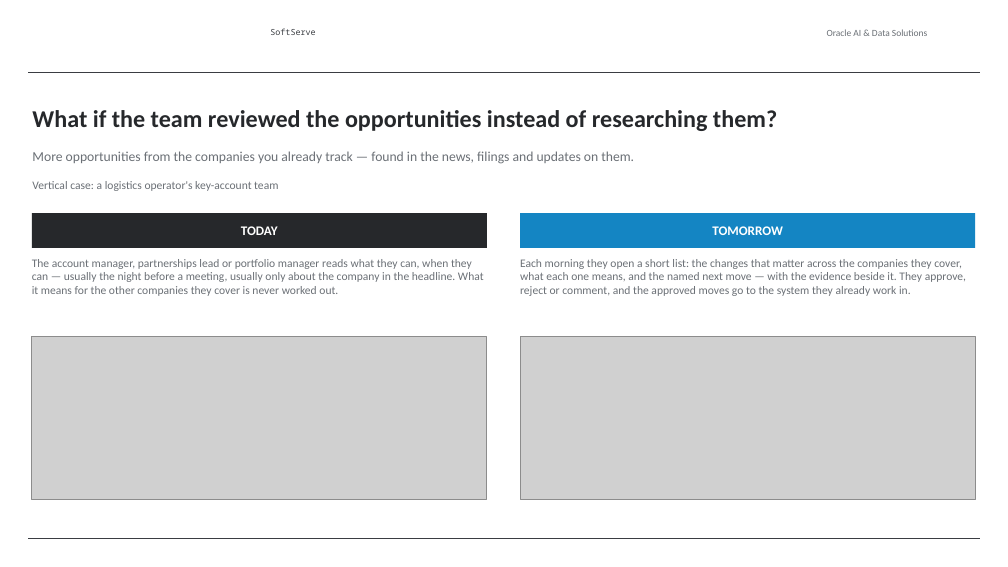
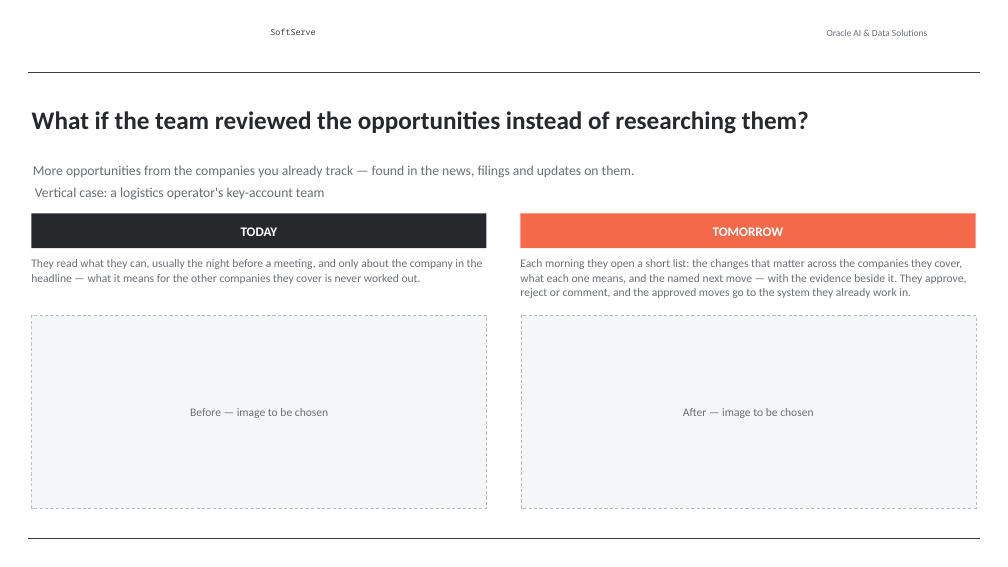
Before and after one commit to alexey-orlov/AO-Personal-OS, a slide deck: slide 4 of outputs/oracle-packs/account-insights/artifacts/account-insights-sales-deck.pptx. Drawn at 1008x567 pixels with LibreOffice and Linux fonts; fonts in the diff are those of the drawing; grey boxes stand for pictures; background and template pictures are left out. Boxes give left, top, right and bottom in pixels: in the first picture for what was removed or moved away, otherwise in the second. Text is boxed around its words. In the diff, an @@ line names an element or a change of style, - is before the commit and + after.

```diff
--- a/outputs/oracle-packs/account-insights/artifacts/account-insights-sales-deck.pptx
+++ b/outputs/oracle-packs/account-insights/artifacts/account-insights-sales-deck.pptx
@@ text "What if the team reviewed ..." at <box>32,111,809,134</box>: size 23 to 24 pt; line spacing 1 to 1.02 @@
@@ text "More opportunities from the companies ...": place and size @@
-text "More opportunities from the companies ..." at <box>32,151,634,164</box>
+text "More opportunities from the companies ..." at <box>33,165,635,178</box>
@@ text "Vertical case: a logistics operator's ..." at <box>35,187,325,200</box>: size 11 to 13 pt; more space between paragraphs @@
@@ rectangle at <box>520,213,975,248</box>: fill #1485C3 to #F36949 @@
@@ text at <box>31,259,483,284</box>: text changed @@
-The account manager, partnerships lead or portfolio manager reads what they can, when they can — usually the night before a meeting, usually only about the company in the headline. What it means for the other companies they cover is never worked out.
+They read what they can, usually the night before a meeting, and only about the company in the headline — what it means for the other companies they cover is never worked out.
@@ text "Each morning they open a ..." at <box>520,259,966,298</box>: line spacing 1 to 1.04 @@
@@ rectangle added at <box>32,315,487,508</box>, fill #F4F6F7, outline #B6BEC4 0.75 pt dashed, 11 pt, text #6B7076 @@
+Before — image to be chosen
@@ rectangle added at <box>521,315,976,508</box>, fill #F4F6F7, outline #B6BEC4 0.75 pt dashed, 11 pt, text #6B7076 @@
+After — image to be chosen
@@ picture removed at <box>32,337,487,499</box> @@
@@ picture removed at <box>520,337,975,499</box> @@
```
Also in this commit, not shown: 9 other slides changed.
